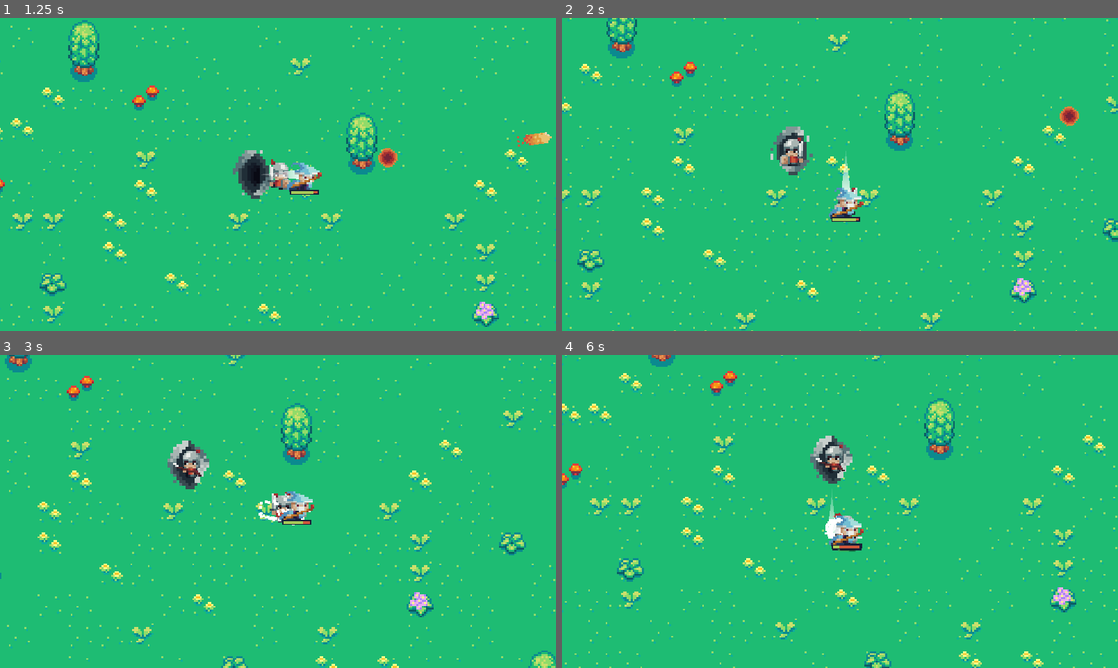
Above: before the commit, frames 1-4 (two rows, left to right).
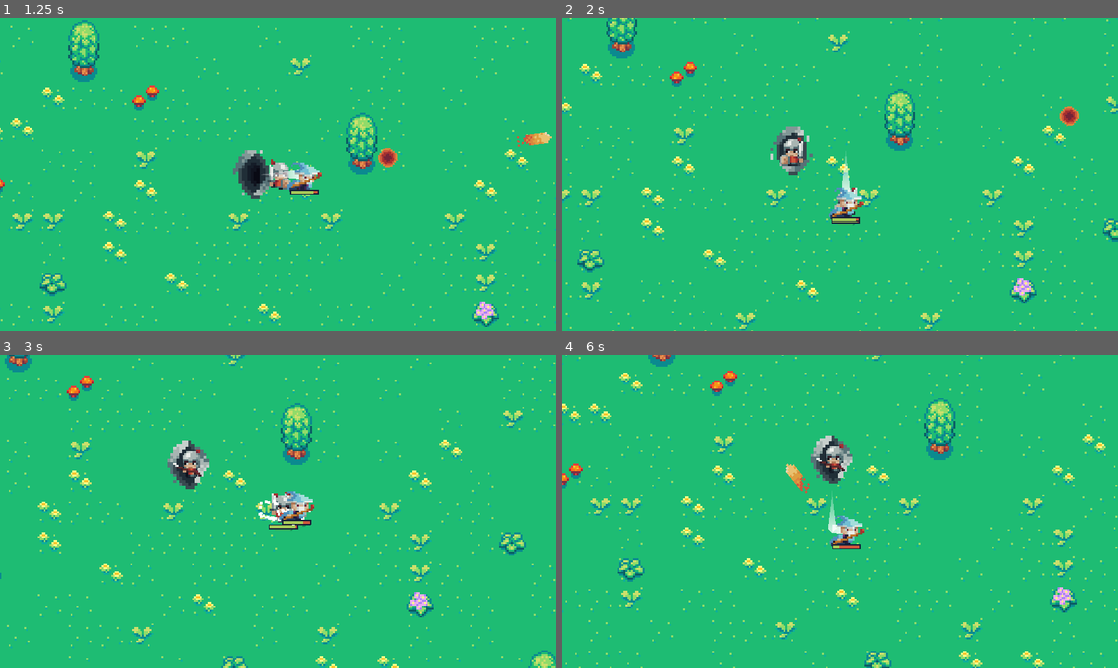
Above: after the commit, the same moments.

Repository: Luckac69/Congress_Application_Challenge_2023
Game: Godot game, scene res://Scenes/World.tscn
Two runs of this game, one before a commit and one after it. Both use one fixed random seed, a clock stepped at 60 frames per second and the inputs below.
Inputs (mouse positions are in pixels of both pictures, inside the frame that each line leads up to):
- Up to frame 1 (1.25 s): tap Enter at 0.5 s; move the mouse to (400, 158) at 0.52 s; hold D (right) from 0.53 s (still down); hold Right mouse button (Explode) from 0.53 s (still down); click (400, 158) at 0.67 s
- Up to frame 2 (2 s): move the mouse to (728, 190) at 1.27 s; release D (right) at 1.28 s; release Right mouse button (Explode) at 1.28 s; hold S (down) from 1.28 s (still down); click (728, 190) at 1.35 s
- Up to frame 3 (3 s): move the mouse to (333, 442) at 2.02 s; release S (down) at 2.03 s; hold D (right) 2.03-2.78 s; hold Right mouse button (Explode) 2.03-2.78 s; move the mouse to (250, 574) at 2.77 s; hold W (up) from 2.78 s (still down); click (250, 574) at 2.85 s
- Up to frame 4 (6 s): move the mouse to (1006, 558) at 3.52 s; release W (up) at 3.53 s; hold Right mouse button (Explode) 3.53-4.28 s; hold A (left) 3.53-5.03 s; move the mouse to (673, 464) at 4.27 s; click (673, 464) at 4.35 s; move the mouse to (867, 511) at 5.02 s; hold S (down) 5.03-5.78 s; hold Right mouse button (Explode) 5.03-5.78 s; click (867, 511) at 5.17 s; move the mouse to (756, 433) at 5.77 s; hold D (right) from 5.78 s (still down); click (756, 433) at 5.85 s

Frame 1 is identical in both runs. In frame 2, less than 0.1% of the frame differs, in the area x 48-54%, y 65-67%; in frame 3, less than 0.1%; in frame 4, 1.9%, in the area x 0-100%, y 0-100%.

Commit message:
Explosion now keeps moving
lol, lmao

Diff:
--- a/Explosion.gd
+++ b/Explosion.gd
@@ -25,7 +25,7 @@
 		get_parent().add_child(effect_instance)
 		effect_instance.emitting = true
 
-		speed = 0
+
 
 		animation.play("explosion contact")
 		$KaboomTimer.start()
--- a/PreFabs/bad_guy_Knight.tscn
+++ b/PreFabs/bad_guy_Knight.tscn
@@ -10,7 +10,7 @@
 @onready var animation = $AnimationPlayer
 @onready var target = get_parent().get_node(\"Protaginast_guy\")
 @export var speed : float = 450
-@export var health : float = 200
+@export var health : float = 100
 @export var damage : float = 20
 @export var EnemySprite : Sprite2D
 
@@ -52,7 +52,7 @@
 	if body.get_parent().is_in_group(\"Player\"):
 		player_inattack_zone = true
 	if body.get_parent().is_in_group(\"Bullet\"):
-		take_damage(20)
+		take_damage(10)
 	if body.get_parent().is_in_group(\"Explosion\"):
 		take_damage(80)
 
--- a/PreFabs/bad_guy_Sphere.tscn
+++ b/PreFabs/bad_guy_Sphere.tscn
@@ -52,9 +52,9 @@
 	if body.get_parent().is_in_group(\"Player\"):
 		player_inattack_zone = true
 	if body.get_parent().is_in_group(\"Bullet\"):
-		deal_damage(20)
+		deal_damage(40)
 	if body.get_parent().is_in_group(\"Explosion\"):
-		deal_damage(50)
+		deal_damage(90)
 
 func _on_enemy_hitbox_area_exited(body):
 	if body.get_parent().is_in_group(\"Player\"):
